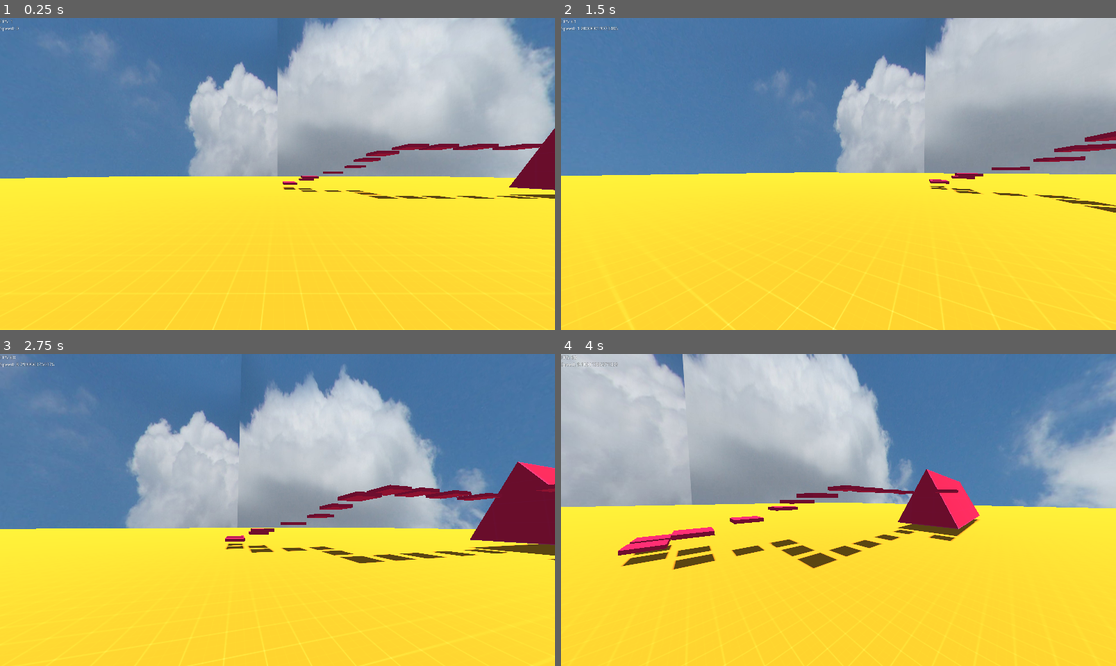
Above: before the commit, frames 1-4 (two rows, left to right).
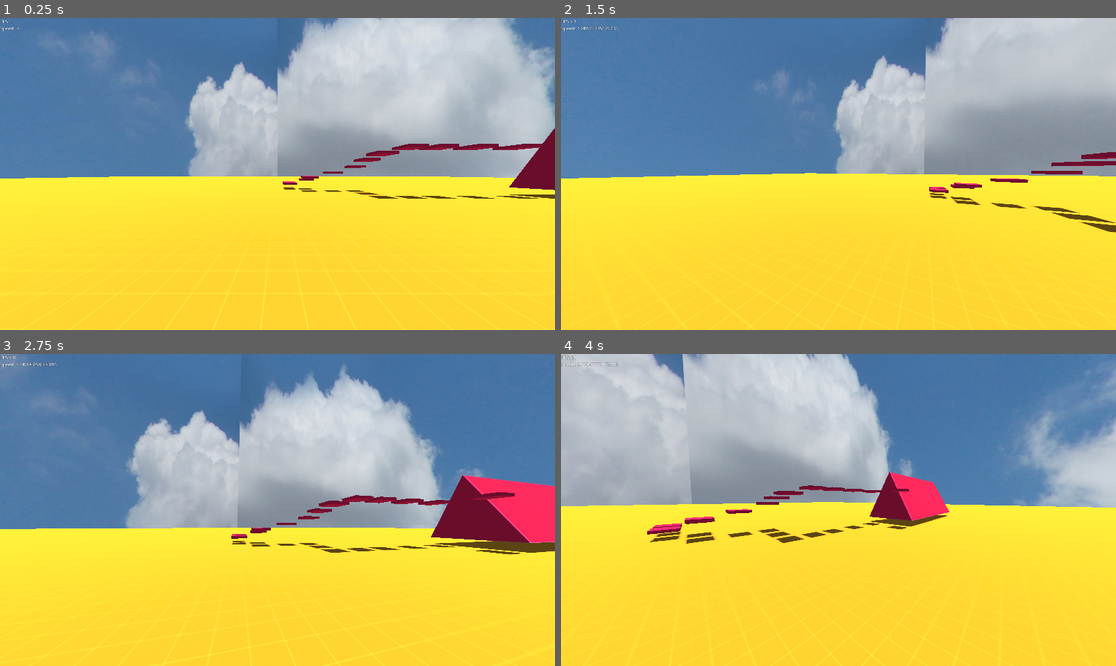
Above: after the commit, the same moments.

Repository: modcommunity/dot-fps-controller
Game: Godot game, scene res://scenes/testing/sandbox1.tscn
Same seed, same stepped clock (60 frames per second), same inputs: the game is played once before the commit and once after it.
Inputs (mouse positions are in pixels of both pictures, inside the frame that each line leads up to):
- Up to frame 1 (0.25 s): no input
- Up to frame 2 (1.5 s): tap Enter at 0.5 s; move the mouse to (866, 174) at 0.52 s; hold Space (player_jump) 0.53-1.28 s; move the mouse to (810, 174) at 1.27 s; tap S (player_b) at 1.35 s
- Up to frame 3 (2.75 s): tap Space (player_jump) at 1.52, 1.55, 1.82, 2.3 s; move the mouse to (288, 503) at 2.02 s; hold W (player_f) from 2.03 s (still down)
- Up to frame 4 (4 s): move the mouse to (832, 516) at 2.77 s; release W (player_f) at 2.78 s; tap A (player_l) at 2.85 s; tap Space (player_jump) at 3.02, 3.05, 3.32, 3.77, 3.8 s; move the mouse to (877, 513) at 3.52 s; hold D (player_r) from 3.53 s (still down)

The runs differ from the first frame. In frame 1, less than 0.1% of the frame differs, in the area x 64-66%, y 45-46%; in frame 2, 2.5%; in frame 3, 5.9%; in frame 4, 6.4%, in the area x 0-100%, y 2-100%.

Commit message:
More progress.

Diff:
--- a/scripts/player.gd
+++ b/scripts/player.gd
@@ -83,7 +83,7 @@
 		utils.debug_msg(2, "[PLY] Starting jump timer!")
 		jump_timer.start()
 
-	if (on_floor):
+	if on_floor:
 		should_jump = true
 	else:
 		if jump_timer.is_stopped():
@@ -98,7 +98,7 @@
 	on_floor = false
 
 func move_and_slide_collide() -> bool:
-	var collision := false
+	var collided := false
 
 	on_floor = false
 
@@ -127,9 +127,9 @@
 		motion = col.get_remainder().slide(norm)
 		velocity = velocity.slide(norm)
 
-		collision = true
+		collided = true
 
-	return collision
+	return collided
 
 func get_delta_time() -> float:
 	if Engine.is_in_physics_frame():
--- a/scripts/player/settings.gd
+++ b/scripts/player/settings.gd
@@ -30,13 +30,13 @@
 @export var max_air_speed = 1
 @export var friction = 3
 @export var stop_speed = 10
-@export var gravity = 60
+@export var gravity = 30
 @export var max_velocity = 40000
 
 @export var jump_height = 1
 @export var step_size = 8
 
-@export var max_speed = 8
+@export var max_speed = 5
 @export var base_speed = 14
 @export var crouch_speed = 10
 @export var sprint_speed = 18
--- a/scripts/player/state.gd
+++ b/scripts/player/state.gd
@@ -15,8 +15,11 @@
 	# Load and initialize our available states.
 	init_state("run")
 	init_state("air")
+
+	init_state("standing")
 	init_state("crouch")
 	init_state("crouching")
+
 	init_state("sprint")
 	init_state("walk")
 
@@ -35,7 +38,7 @@
 	# Assign ply.
 	states[name].ply = ply
 
-func add_state(name, msg = {}):
+func add_state(name, data = {}):
 	if name not in states:
 		return
 
@@ -44,9 +47,9 @@
 		active.append(name)
 
 		# Call activate.
-		states[name].activate(msg)
+		states[name].activate(data)
 
-func del_state(name, msg = {}):
+func del_state(name, data = {}):
 	if name not in states:
 		return
 
@@ -55,7 +58,7 @@
 		active.erase(name)
 
 		# Call deactivate.
-		states[name].deactivate(msg)
+		states[name].deactivate(data)
 
 func swap_state(old, new, old_data = {}, new_data = {}):
 	if new not in states:
--- a/scripts/player/states/air.gd
+++ b/scripts/player/states/air.gd
@@ -7,7 +7,7 @@
 
 	ply.on_floor = false
 
-	if "do_jump" in data:
+	if "jump" in data:
 		check_jump()
 
 func deactivate(data = {}):
@@ -21,7 +21,7 @@
 	if ply.on_floor:
 		ply.state.swap_state("air", "run")
 	else:
-		if Input.is_action_just_pressed("player_jump"):
+		if Input.is_action_pressed("player_jump"):
 			check_jump()
 
 func _process(delta):
--- a/scripts/player/states/run.gd
+++ b/scripts/player/states/run.gd
@@ -24,7 +24,7 @@
 		check_jump()
 
 		ply.on_floor = false
-		ply.state.swap_state("run", "jump", {}, { do_jump = true })
+		ply.state.swap_state("run", "air", {}, { jump = true })
 
 		ply.utils.debug_msg(2, "[STATE_RUN] Swapping to air state since player pressed jump button!")
 
--- /dev/null
+++ b/scripts/player/states/standing.gd
@@ -0,0 +1,15 @@
+extends Resource
+
+var ply: Player
+
+func activate(data = {}):
+	pass
+
+func deactivate(data = {}):
+	pass
+
+func _physics_process(delta):
+	pass
+
+func _process(delta):
+	pass
